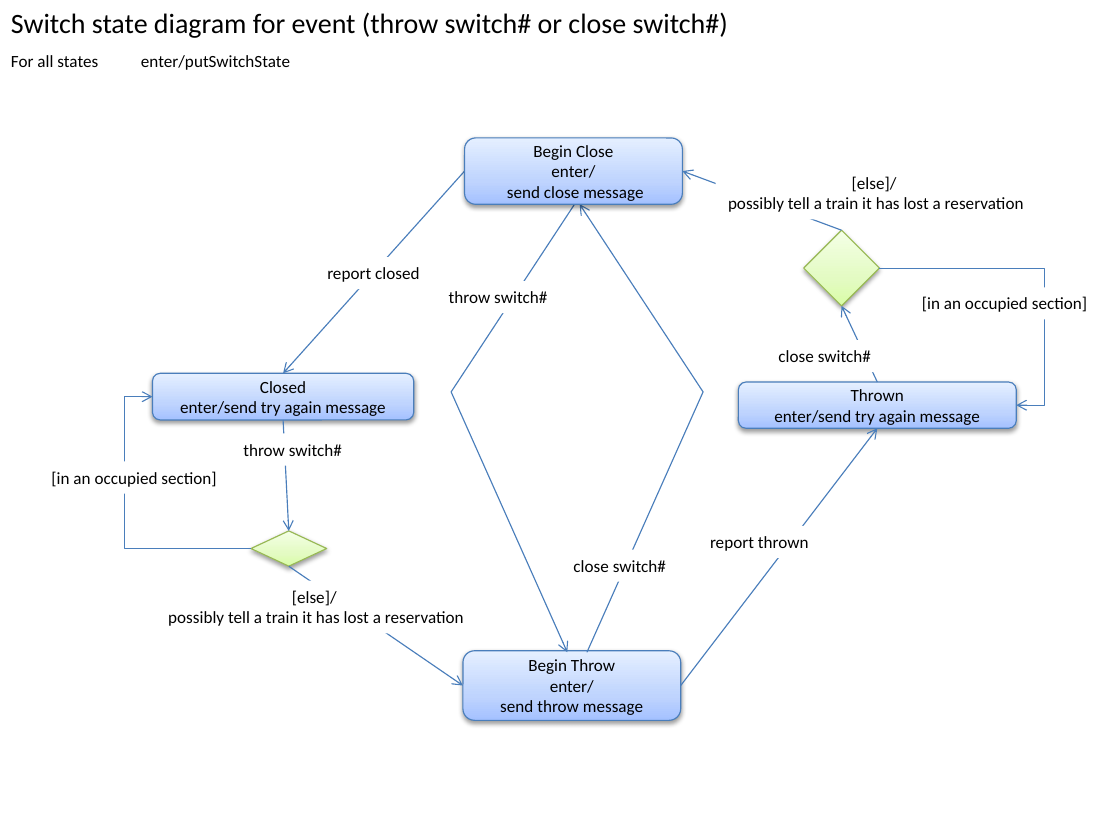
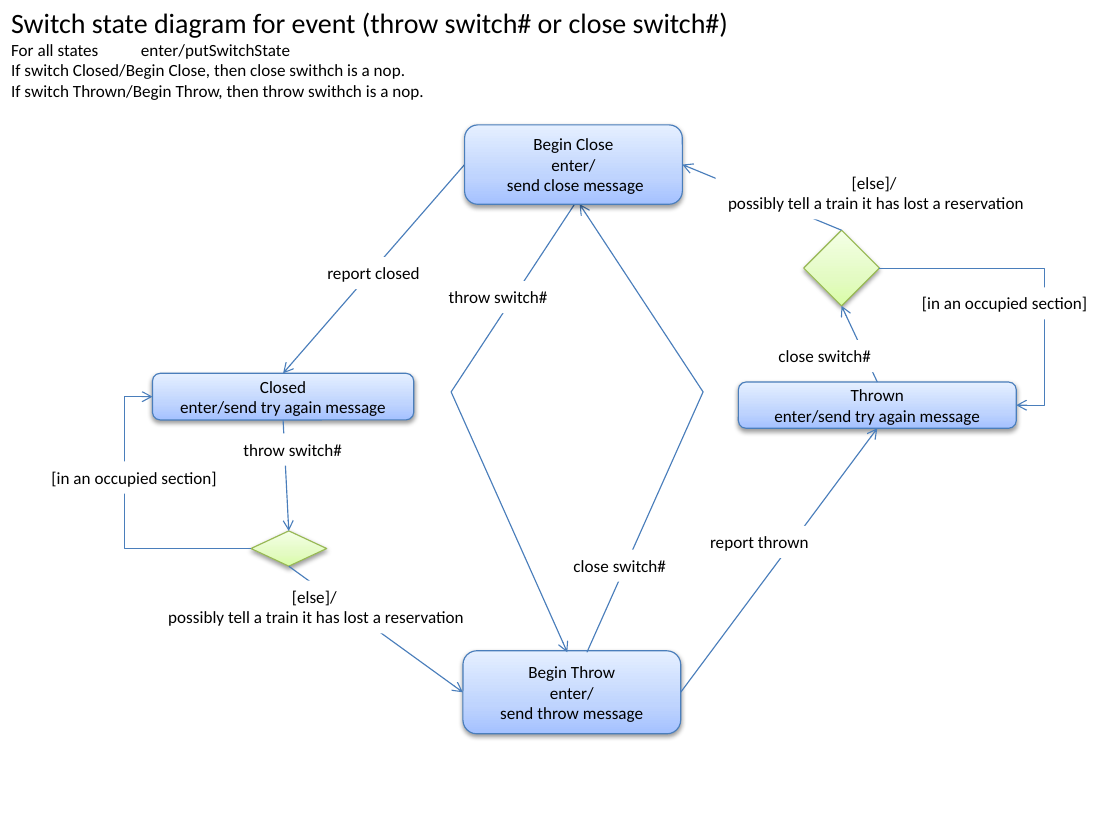
Before and after one commit to mlozborne/motin, a slide deck: slide 47 of Documentation/Design/ControllerDesign.pptx. Drawn at 1120x840 pixels with LibreOffice and Linux fonts; fonts in the diff are those of the drawing. Boxes give left, top, right and bottom in pixels: in the first picture for what was removed or moved away, otherwise in the second. Text is boxed around its words. In the diff, an @@ line names an element or a change of style, - is before the commit and + after.

```diff
--- a/Documentation/Design/ControllerDesign.pptx
+++ b/Documentation/Design/ControllerDesign.pptx
@@ text at <box>11,64,423,100</box>: paragraphs added @@
+If switch Closed/Begin Close, then close swithch is a nop.
+If switch Thrown/Begin Throw, then throw swithch is a nop.
@@ rounded rectangle "Begin Close": place and size @@
-rounded rectangle "Begin Close" at <box>465,138,682,204</box>
+rounded rectangle "Begin Close" at <box>465,124,682,204</box>
@@ arrow moved from (465, 171) - (283, 373) to (465, 165) - (283, 373) @@
@@ arrow moved from (841, 231) - (682, 171) to (841, 231) - (682, 165) @@
@@ arrow moved from (681, 685) - (877, 428) to (681, 692) - (877, 428) @@
@@ arrow moved from (289, 567) - (463, 685) to (289, 567) - (463, 692) @@
@@ rounded rectangle "Begin Throw": place and size @@
-rounded rectangle "Begin Throw" at <box>463,651,680,720</box>
+rounded rectangle "Begin Throw" at <box>463,651,680,734</box>
```
Also in this commit, not shown: 1 other slide changed, 3 other files.
